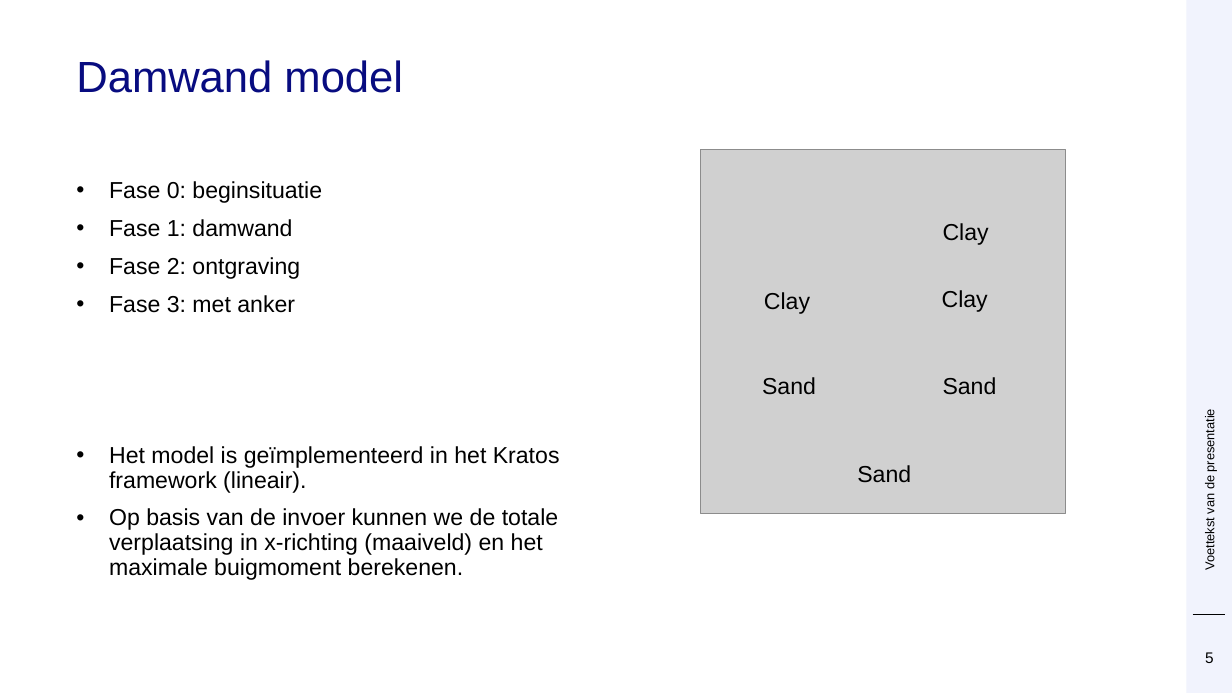
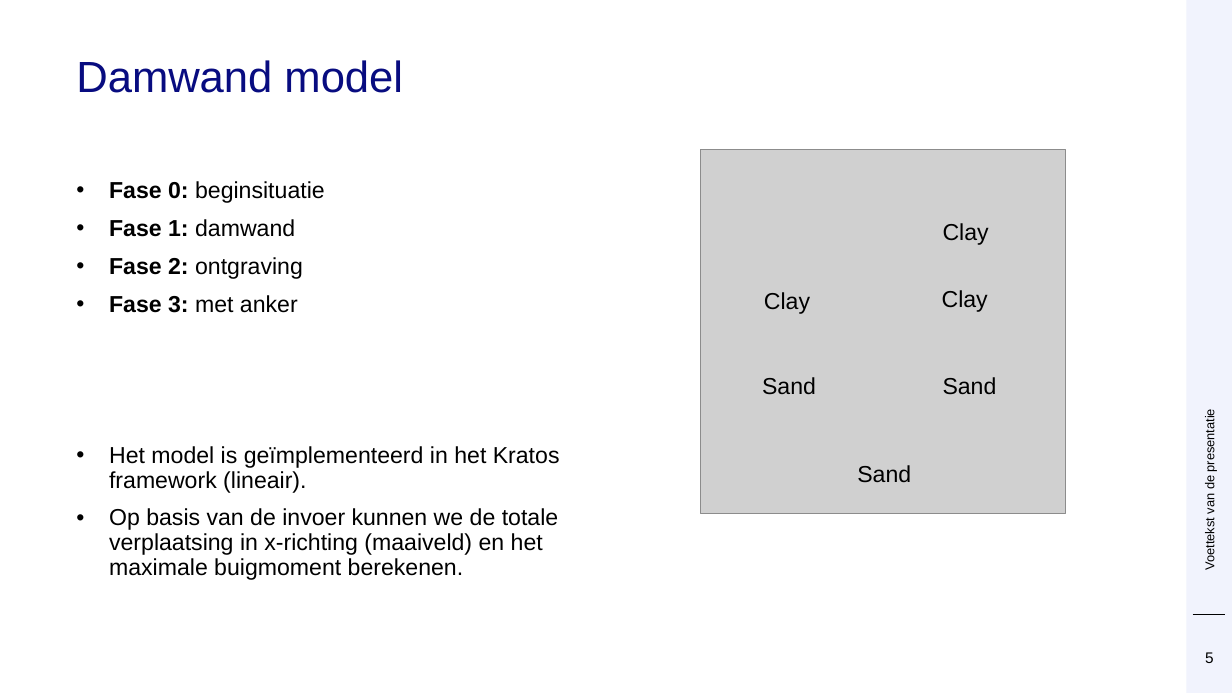
Before and after one commit to Deltares/ProbabilisticLibrary, a slide deck: slide 5 of sources/Deltares.Probabilistic.PWrapper.Examples/kratos/Prob Kratos DSD.pptx. Drawn at 1232x693 pixels with LibreOffice and Linux fonts; fonts in the diff are those of the drawing; grey boxes stand for pictures; background and template pictures are left out. Boxes give left, top, right and bottom in pixels: in the first picture for what was removed or moved away, otherwise in the second. Text is boxed around its words. In the diff, an @@ line names an element or a change of style, - is before the commit and + after.

```diff
--- a/sources/Deltares.Probabilistic.PWrapper.Examples/kratos/Prob Kratos DSD.pptx
+++ b/sources/Deltares.Probabilistic.PWrapper.Examples/kratos/Prob Kratos DSD.pptx
@@ text at [109, 181, 325, 313]: bold on in "Fase 0:", "Fase 1:", "Fase 2:", "Fase 3:" @@
```
Also in this commit, not shown: 2 other slides changed.
